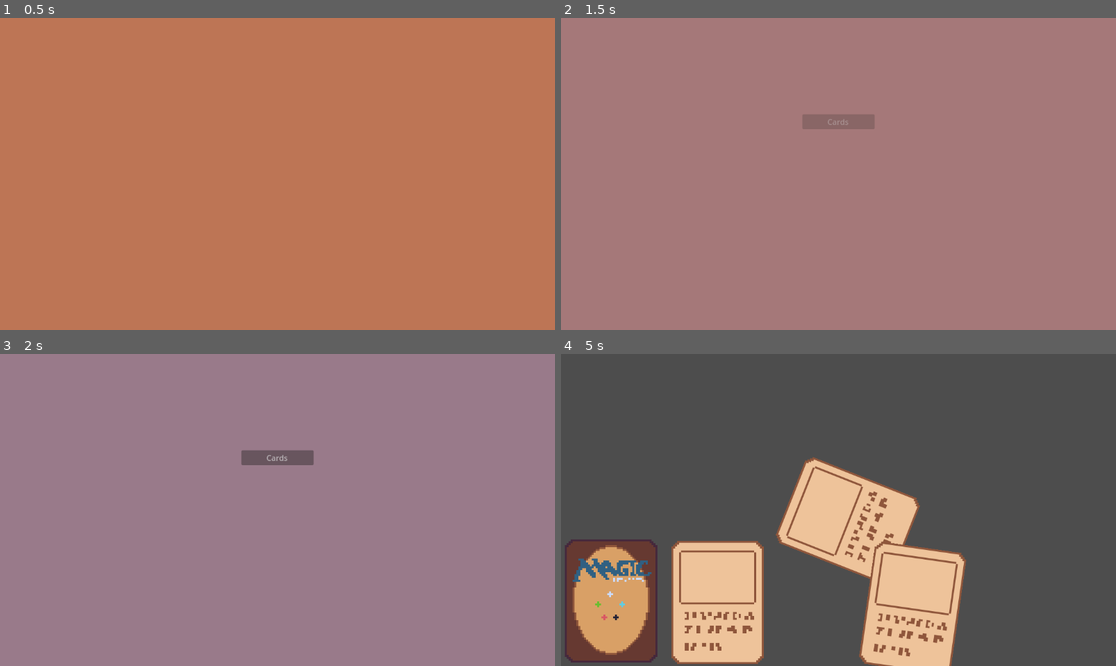
Above: before the commit, frames 1-4 (two rows, left to right).
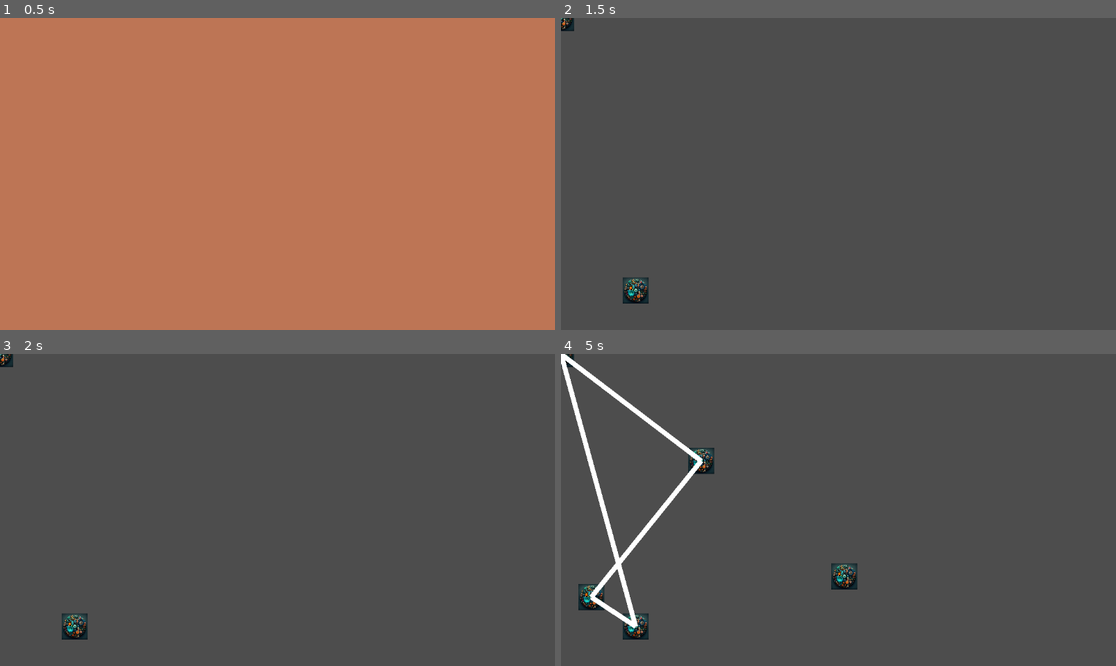
Above: after the commit, the same moments.

Repository: bjornarprytz/godot-fiddle
Game: Godot game, scene res://main.tscn
The game is run twice, just before and just after one commit, with the same random seed, the same clock (stepped at 60 frames per second) and the same inputs.
Inputs (mouse positions are in pixels of both pictures, inside the frame that each line leads up to):
- Up to frame 1 (0.5 s): no input
- Up to frame 2 (1.5 s): tap Enter at 0.5 s; move the mouse to (960, 158) at 0.52 s; click (960, 158) at 0.67 s; click (838, 139) at 1.25 s, where only the run after the commit has a clickable "Graph"
- Up to frame 3 (2 s): no input
- Up to frame 4 (5 s): click (838, 456) at 2 s, where only the run before the commit has a clickable "Cards"; click (610, 600) at 2.77 s; click (610, 600) at 3.52 s; click (610, 600) at 4.27 s

Frame 1 is identical in both runs. In frame 2, 100% of the frame differs, in the area x 0-100%, y 0-100%; in frame 3, 100%; in frame 4, 27%.

Commit message:
graph stuff

Diff:
--- a/cards/cards_front.tscn
+++ b/cards/cards_front.tscn
@@ -8,4 +8,3 @@
 
 [node name="Sprite2D" type="Sprite2D" parent="."]
 texture = ExtResource("2_xrln3")
-centered = false
--- a/cards/cards_main.tscn
+++ b/cards/cards_main.tscn
@@ -14,7 +14,7 @@
 offset_bottom = 641.0
 
 [node name="Hand" type="Node2D" parent="."]
-position = Vector2(229, 388)
+position = Vector2(303, 514)
 script = ExtResource("4_lmd3k")
 
 [connection signal="pressed" from="Deck" to="." method="_on_deck_pressed"]
--- /dev/null
+++ b/graph-button.gd
@@ -0,0 +1,6 @@
+extends Button
+
+var graph_scene = preload("res://graph/graph_main.tscn")
+
+func _pressed():
+	get_tree().change_scene_to_packed(graph_scene)
--- /dev/null
+++ b/graph/graph-controller.gd
@@ -0,0 +1,51 @@
+extends Node2D
+
+const screen_edge_margin = 30
+
+var edge_maker = preload("res://graph/graph-edge.tscn")
+var node_maker = preload("res://graph/graph_node.tscn")
+
+
+func _enter_tree():
+
+	var timer = get_tree().create_timer(1.0)
+	while (true):
+		spawn_node()
+		await timer.timeout
+		timer = get_tree().create_timer(1.0)
+
+
+	print ("done!")
+
+func _input(event):
+	if (event is InputEventMouseButton and event.is_pressed()):
+		spawn_edge()
+
+func spawn_node():
+	var node = node_maker.instantiate()
+
+	var rand_x = randi_range(screen_edge_margin, get_viewport_rect().size.x - screen_edge_margin)
+	var rand_y = randi_range(screen_edge_margin, get_viewport_rect().size.y - screen_edge_margin)
+
+	$Nodes.add_child(node)
+	node.position = Vector2(rand_x, rand_y)
+
+func spawn_edge():
+	var nodeCount = $Nodes.get_child_count()
+	if (nodeCount < 2):
+		return
+
+	var edge = edge_maker.instantiate() as Line2D
+
+	var sourceIdx = randi_range(0, nodeCount-1)
+	var destIdx = randi_range(0, nodeCount-1)
+
+	if (sourceIdx == destIdx):
+		sourceIdx = (destIdx + 1) % nodeCount
+
+	var source = $Nodes.get_child(sourceIdx)
+	var destination = $Nodes.get_child(destIdx)
+
+	$Edges.add_child(edge)
+	edge.add_point(source.position)
+	edge.add_point(destination.position)
--- /dev/null
+++ b/graph/graph-edge.tscn
@@ -0,0 +1,3 @@
+[gd_scene format=3 uid="uid://sfmbkesuvmmg"]
+
+[node name="graph-edge" type="Line2D"]
--- /dev/null
+++ b/graph/graph_main.tscn
@@ -0,0 +1,13 @@
+[gd_scene load_steps=3 format=3 uid="uid://dl6hsqci1qqua"]
+
+[ext_resource type="Script" path="res://graph/graph-controller.gd" id="1_bre0x"]
+[ext_resource type="PackedScene" uid="uid://dqqi0niaynfdb" path="res://graph/graph_node.tscn" id="2_yhsw6"]
+
+[node name="Graph" type="Node2D"]
+script = ExtResource("1_bre0x")
+
+[node name="Nodes" type="Node" parent="."]
+
+[node name="Root" parent="Nodes" instance=ExtResource("2_yhsw6")]
+
+[node name="Edges" type="Node" parent="."]
--- /dev/null
+++ b/graph/graph_node.tscn
@@ -0,0 +1,23 @@
+[gd_scene load_steps=3 format=3 uid="uid://dqqi0niaynfdb"]
+
+[ext_resource type="Texture2D" uid="uid://chgubpy5j4un8" path="res://sprites/button.png" id="1_q0pca"]
+
+[sub_resource type="CircleShape2D" id="CircleShape2D_j35ox"]
+radius = 25.02
+
+[node name="GraphNode" type="Node2D"]
+
+[node name="Sprite" type="TextureRect" parent="."]
+offset_left = -27.0
+offset_top = -27.0
+offset_right = 27.0
+offset_bottom = 27.0
+texture = ExtResource("1_q0pca")
+expand_mode = 1
+
+[node name="Area" type="Area2D" parent="."]
+position = Vector2(-27, -27)
+
+[node name="CollisionShape2D" type="CollisionShape2D" parent="Area"]
+position = Vector2(27, 27)
+shape = SubResource("CircleShape2D_j35ox")
--- a/menu.tscn
+++ b/menu.tscn
@@ -1,7 +1,8 @@
-[gd_scene load_steps=3 format=3 uid="uid://d35b211wic37c"]
+[gd_scene load_steps=4 format=3 uid="uid://cnxiourri7wk0"]
 
 [ext_resource type="Script" path="res://main-menu-control.gd" id="1_woxuk"]
-[ext_resource type="Script" path="res://Cards.gd" id="2_4x8mb"]
+[ext_resource type="Script" path="res://card-button.gd" id="2_ant5b"]
+[ext_resource type="Script" path="res://graph-button.gd" id="3_vo2yh"]
 
 [node name="MenuBackground" type="ColorRect"]
 anchors_preset = 15
@@ -27,4 +28,9 @@
 [node name="Cards" type="Button" parent="Buttons"]
 layout_mode = 2
 text = "Cards"
-script = ExtResource("2_4x8mb")
+script = ExtResource("2_ant5b")
+
+[node name="Graph" type="Button" parent="Buttons"]
+layout_mode = 2
+text = "Graph"
+script = ExtResource("3_vo2yh")
Renamed: Cards.gd -> card-button.gd
Binary file added: cards/button.png
Not shown, added: cards/button.png.import
Binary file added: sprites/button.png
Not shown, added: sprites/button.png.import
